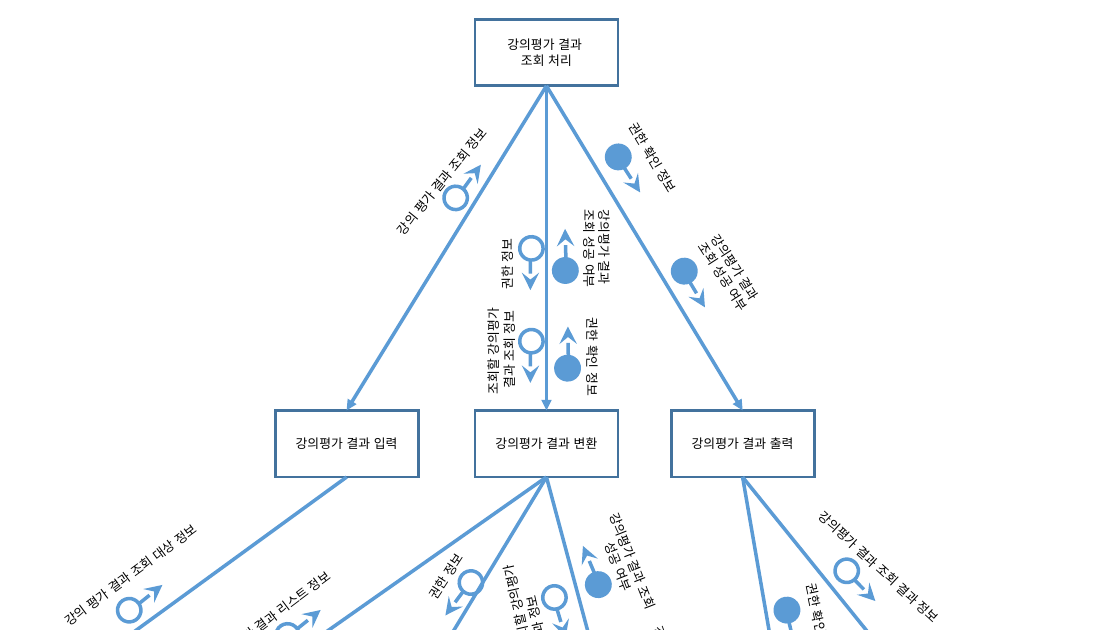
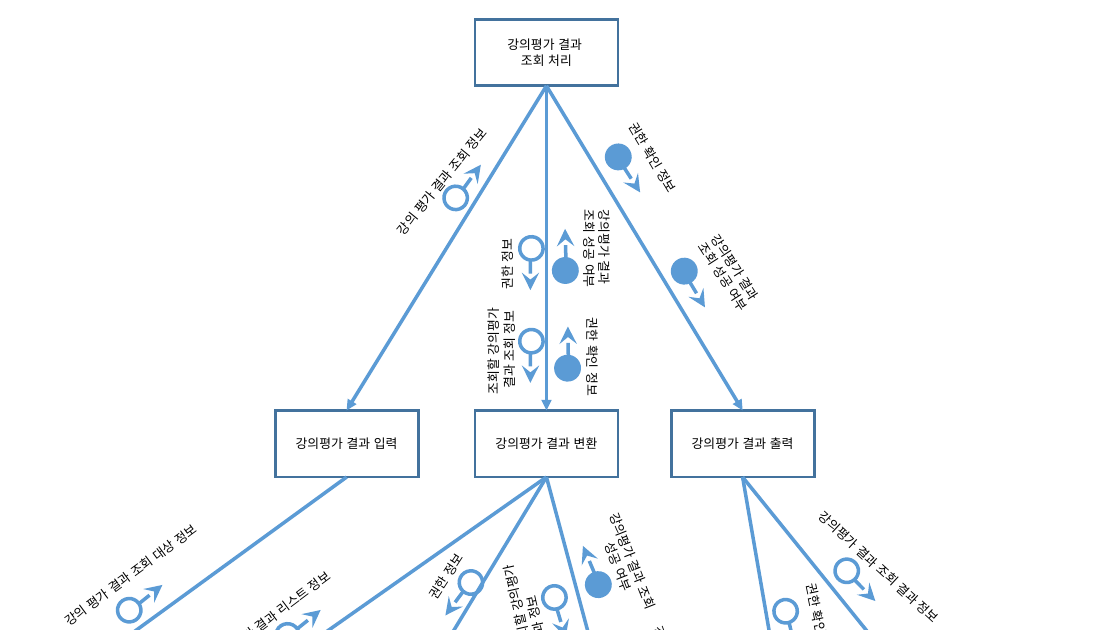
Before and after one commit to se04/se04, a slide deck: slide 1 of SDD 관련 자료/작업 결과물/프로그램 구조도(트랜스폼, 트랜젝션)/강의평과 결과 조회.pptx. Drawn at 1120x630 pixels with LibreOffice and Linux fonts; fonts in the diff are those of the drawing. Boxes give left, top, right and bottom in pixels: in the first picture for what was removed or moved away, otherwise in the second. Text is boxed around its words. In the diff, an @@ line names an element or a change of style, - is before the commit and + after.

Commit message:
1
1

```diff
--- a/SDD 관련 자료/작업 결과물/프로그램 구조도(트랜스폼, 트랜젝션)/강의평과 결과 조회.pptx
+++ b/SDD 관련 자료/작업 결과물/프로그램 구조도(트랜스폼, 트랜젝션)/강의평과 결과 조회.pptx
@@ ellipse at (773, 599, 798, 624): fill #5B9BD5 to none; rotation 35 to 4 degrees @@
```
